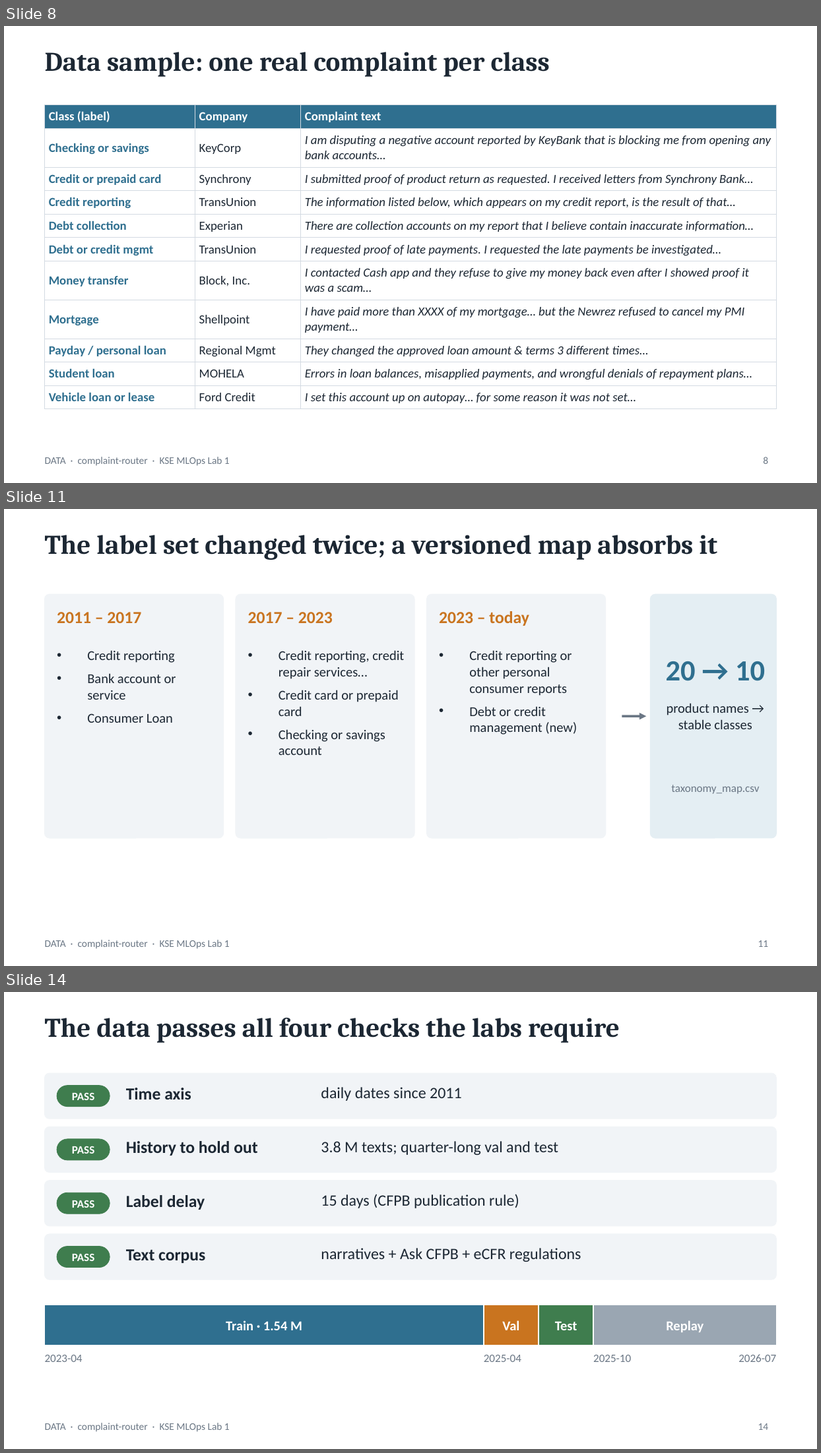
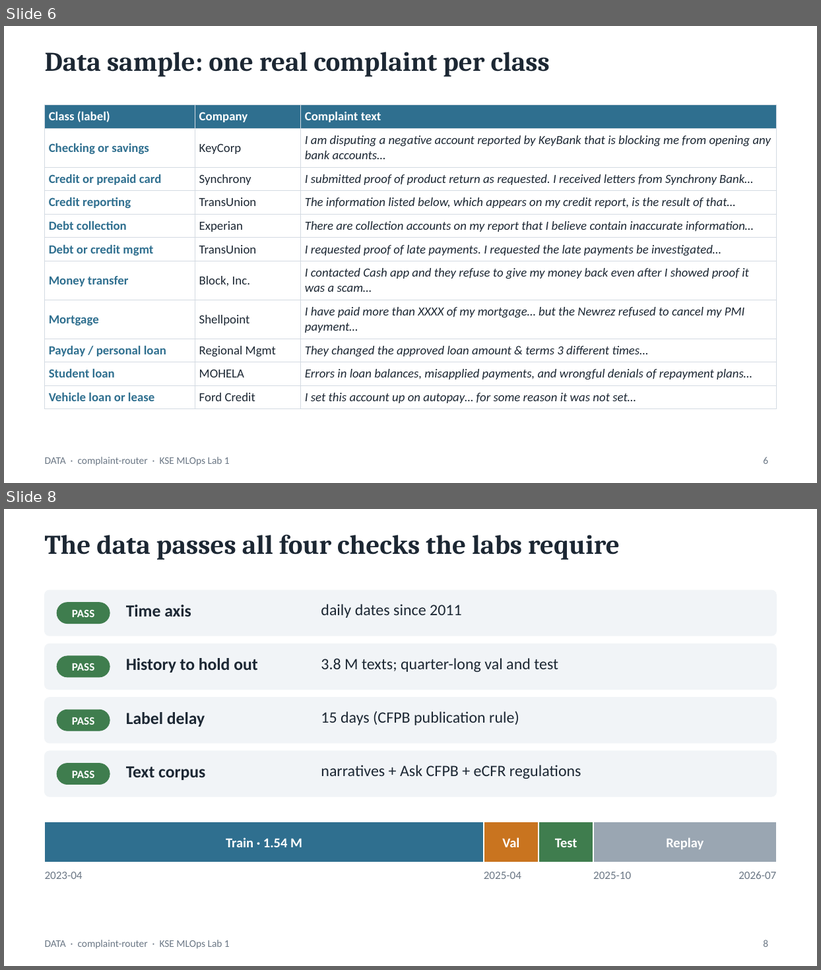
Before and after one commit to goodfrog33/kse-mlops-complaint-router, a slide deck: docs/presentation/complaint-router-lab1.pptx. Shown one above the other, each under a label of ours: slides 8, 11 and 14 before the commit, slides 6 and 8 after it; the slides between them are not shown. The pictures are 821x1453 and 821x970 pixels, drawn with LibreOffice and Linux fonts; fonts in the diff are those of the drawing. Boxes give left, top, right and bottom in pixels: in the first picture for what was removed or moved away, otherwise in the second. Text is boxed around its words. In the diff, an @@ line names an element or a change of style, - is before the commit and + after.

```diff
--- a/docs/presentation/complaint-router-lab1.pptx
+++ b/docs/presentation/complaint-router-lab1.pptx
@@ slide 11 removed at box(4, 509, 817, 966), background #FFFFFF; not listed: 1 template element that a slide beside it also shows @@
@@ title removed at box(45, 535, 717, 560) @@
-The label set changed twice; a versioned map absorbs it
@@ rounded rectangle removed at box(45, 594, 224, 838) @@
@@ rounded rectangle removed at box(236, 594, 415, 838) @@
@@ rounded rectangle removed at box(427, 594, 606, 838) @@
@@ rounded rectangle removed at box(650, 594, 776, 838) @@
@@ text removed at box(57, 612, 141, 623) @@
-2011 – 2017
@@ text removed at box(248, 612, 333, 623) @@
-2017 – 2023
@@ text removed at box(439, 611, 529, 626) @@
-2023 – today
@@ text removed at box(87, 650, 176, 723) @@
-• Credit reporting
-• Bank account or service
-• Consumer Loan
@@ text removed at box(279, 650, 404, 755) @@
-• Credit reporting, credit repair services…
-• Credit card or prepaid card
-• Checking or savings account
@@ text removed at box(469, 650, 577, 735) @@
-• Credit reporting or other personal consumer reports
-• Debt or credit management (new)
@@ text removed at box(666, 661, 765, 681) @@
-20 → 10
@@ text removed at box(667, 703, 752, 729) @@
-product names → stable classes
@@ arrow removed from (622, 716) to (646, 716) @@
@@ text removed at box(671, 785, 759, 794) @@
-taxonomy_map.csv
@@ page number removed at box(758, 941, 769, 947) @@
-11
@@ what was slide 8 is now slide 6 @@
@@ page number at box(763, 457, 768, 464): text changed @@
-8
+6
@@ what was slide 14 is now slide 8 @@
@@ page number at box(763, 940, 768, 947): text changed @@
-14
+8
```
Also in this commit, not shown: 1 slide changed, 12 other slides removed, 1 other file.
